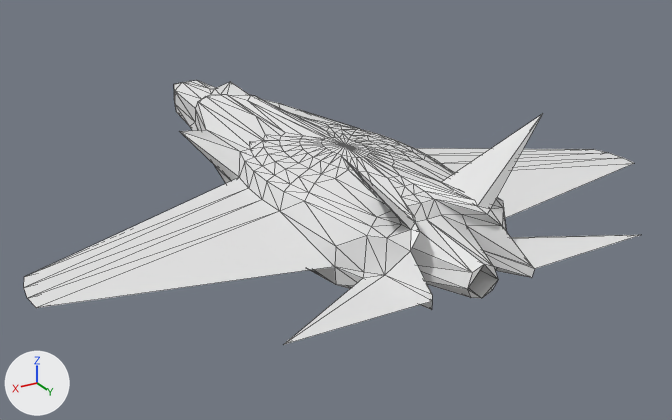
The COLLADA model art/meshes/structural/F-35.dae as it was, and as the next commit left it.
Camera for both pictures: a camera (50 mm lens) standing at (24.0, 42.7, 21.5) and looking at (-1.5, 0.2, 0.2). The axes (+X, +Y, +Z) are drawn at lower left. The lights are the same throughout. Mesh edges are drawn as thin lines.

The scene before the commit, as lines of its bpy script (objects in view):
```python
me_f_35 = bpy.data.meshes.new('F-35')
me_f_35.from_pydata(...)  # 482 vertices, 960 faces; spans x -17.4..17.4, y -20.2..15.2, z -0.7..8.6
# before: 223 (-0.7, 15.0, 3.1) at pixel (493, 266), 224 (-0.9, 15.1, 2.5) at pixel (498, 279), 225 (-0.7, 15.0, 2.0) at pixel (492, 290), 238 (0.0, 15.1, 3.5) at pixel (484, 264), 240 (0.0, 15.1, 1.8) at pixel (481, 298)
# before: 253 (0.5, 15.0, 3.2) at pixel (472, 272), 254 (0.8, 15.1, 2.5) at pixel (467, 289), 255 (0.5, 15.0, 2.0) at pixel (470, 297)
# before: 89 (-17.1, 4.8, 2.5) at pixel (593, 149), 104 (-17.3, 5.7, 2.5) at pixel (608, 152), 119 (-17.4, 6.7, 2.5) at pixel (622, 157), 134 (-17.4, 7.8, 2.5) at pixel (634, 163)
# before: 345 (17.3, 7.7, 2.8) at pixel (36, 307), 360 (17.4, 6.7, 2.8) at pixel (27, 298), 375 (17.3, 5.7, 2.8) at pixel (23, 287), 390 (17.0, 4.7, 2.8) at pixel (24, 276)
ob_f_35 = bpy.data.objects.new('F-35', me_f_35)
ob_f_35.location = (0.0, 0.0, 0.0)
```
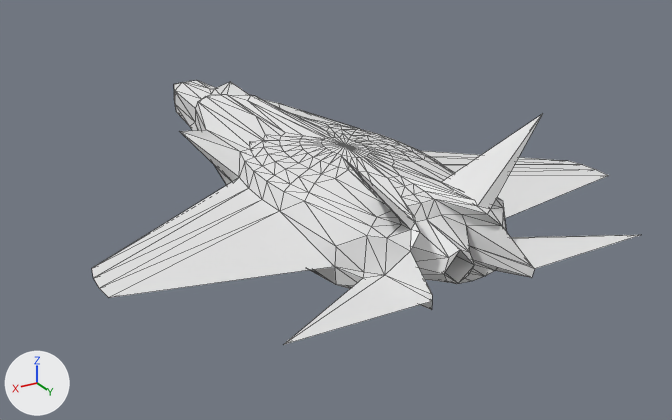
Pixel boxes [x1, y1, x2, y2] of what changed, in the pictures (672 x 420 px; the box of a moved part takes in the faces that stretch with it):
'F-35', reshaped (11% narrower)
    before: [24, 80, 639, 344]
    after: [92, 80, 639, 344]
part 1 of me_f_35, moved or reshaped
    before: [411, 215, 498, 298]
    after: [411, 215, 474, 283]
part 2 of me_f_35, moved or reshaped
    before: [415, 148, 634, 218]
    after: [421, 151, 609, 218]
part 3 of me_f_35, moved or reshaped
    before: [24, 177, 335, 308]
    after: [92, 177, 335, 298]

The change, as a diff of the scene's bpy script:
```diff
--- a/art/meshes/structural/F-35.dae.py
+++ b/art/meshes/structural/F-35.dae.py
@@ me_f_35 @@
 me_f_35.from_pydata(...)  # 482 vertices, 960 faces; spans x -17.4..17.4, y -20.2..15.2, z -0.7..8.6
 # used by ob_f_35; location = (0.0, 0.0, 0.0)
+# me_f_35 part 1
+for i in [223, 224, 225, 238, 240, 253, 254, 255]: me_f_35.vertices[i].co += Vector((0.0, -1.7, 0.0))
+# me_f_35 part 2
+for i in [89, 104, 119, 134]: me_f_35.vertices[i].co += Vector((2.8, 0.7, 0.0))
+# me_f_35 part 3
+for i in [345, 360, 375, 390]: me_f_35.vertices[i].co += Vector((-2.8, 0.7, 0.0))
```
